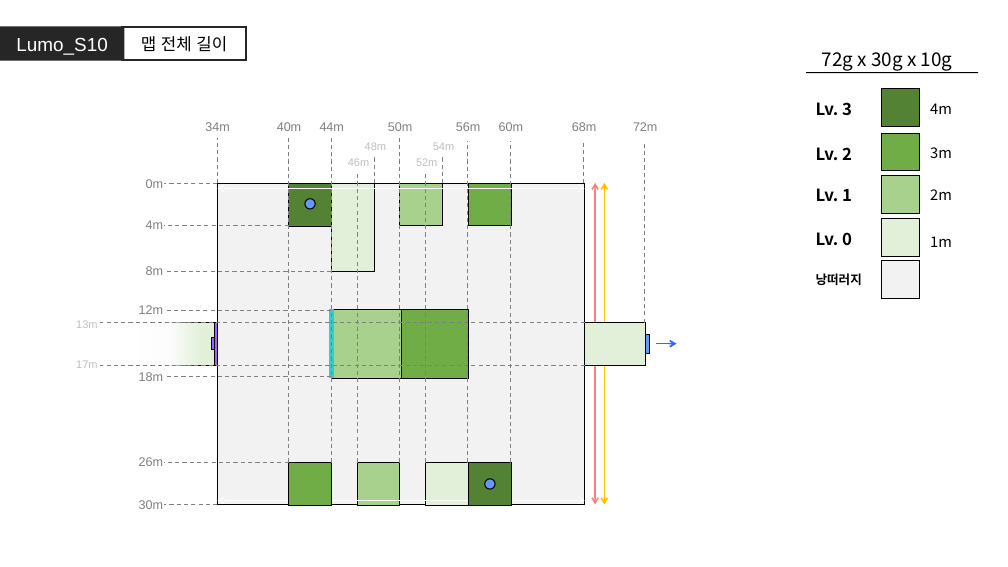
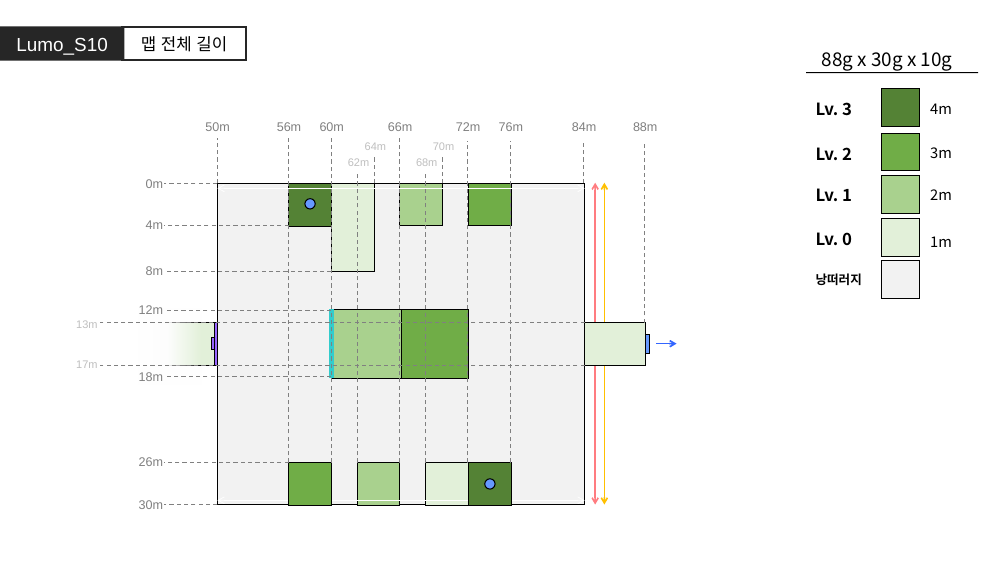
Before and after one commit to GGMGangsterHamster/GangsterHamster, a slide deck: slide 8 of Documents/LevelDesign/LumoStage/Lumo_Stage.pptx. Drawn at 1008x567 pixels with LibreOffice and Linux fonts; fonts in the diff are those of the drawing. Boxes give left, top, right and bottom in pixels: in the first picture for what was removed or moved away, otherwise in the second. Text is boxed around its words. In the diff, an @@ line names an element or a change of style, - is before the commit and + after.

```diff
--- a/Documents/LevelDesign/LumoStage/Lumo_Stage.pptx
+++ b/Documents/LevelDesign/LumoStage/Lumo_Stage.pptx
@@ text at [822, 52, 953, 71]: text changed @@
-72g x 30g x 10g
+88g x 30g x 10g
@@ text at [205, 122, 229, 131]: text changed @@
-34m
+50m
@@ text at [277, 122, 301, 131]: text changed @@
-40m
+56m
@@ text at [320, 122, 344, 131]: text changed @@
-44m
+60m
@@ text at [365, 142, 386, 150]: text changed @@
-48m
+64m
@@ text at [388, 122, 412, 131]: text changed @@
-50m
+66m
@@ text at [433, 142, 454, 150]: text changed @@
-54m
+70m
@@ text at [456, 122, 480, 131]: text changed @@
-56m
+72m
@@ text at [499, 122, 523, 131]: text changed @@
-60m
+76m
@@ text at [572, 122, 596, 131]: text changed @@
-68m
+84m
@@ text at [633, 122, 657, 131]: text changed @@
-72m
+88m
@@ text at [348, 158, 369, 166]: text changed @@
-46m
+62m
```
Also in this commit, not shown: 8 other slides changed, 1 other file.
